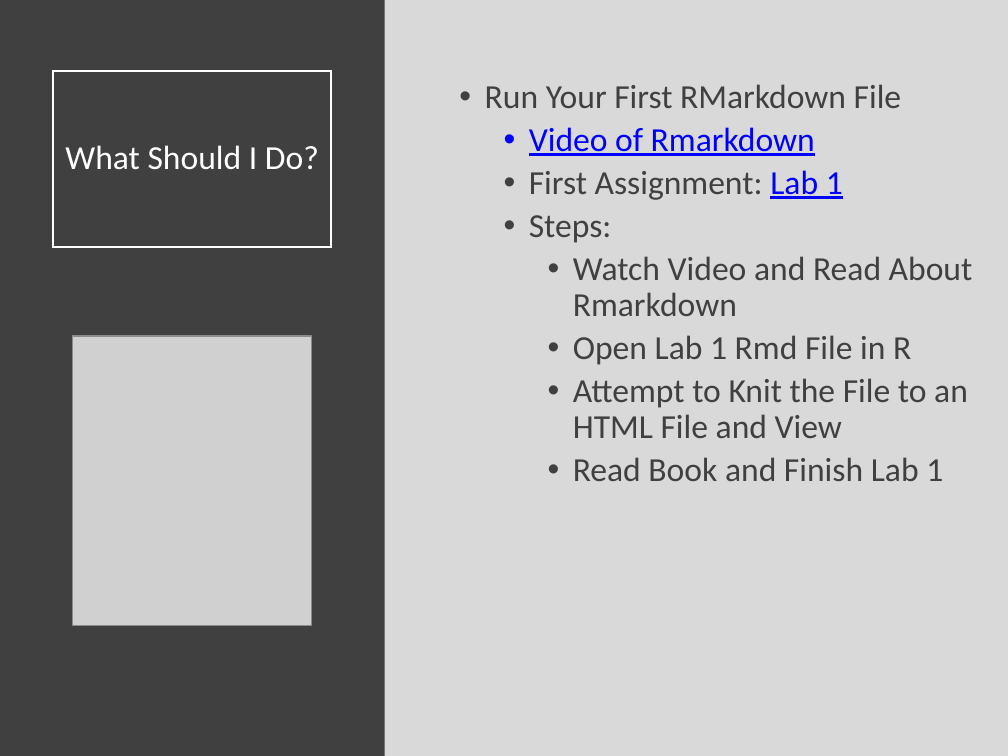
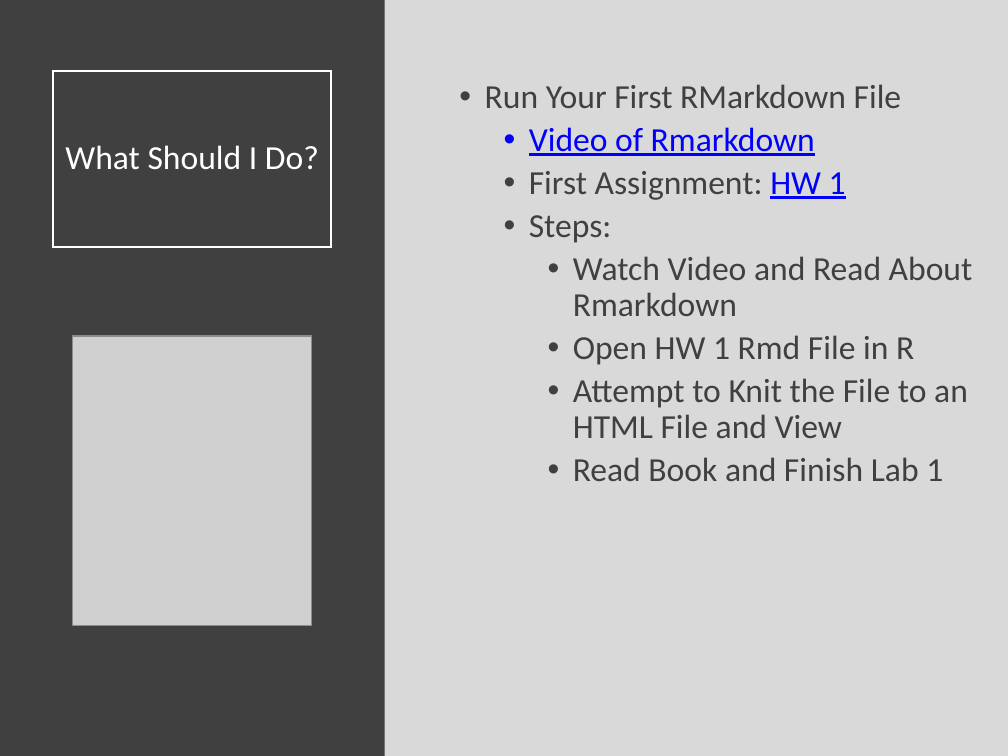
Before and after one commit to SuperMarioGiacomazzo/STOR320_WEBSITE, a slide deck: slide 9 of Lecture/Introduction/Intro_Lecture.pptx. Drawn at 1008x756 pixels with LibreOffice and Linux fonts; fonts in the diff are those of the drawing; grey boxes stand for pictures. Boxes give left, top, right and bottom in pixels: in the first picture for what was removed or moved away, otherwise in the second. Text is boxed around its words. In the diff, an @@ line names an element or a change of style, - is before the commit and + after.

Commit message:
Lecture 1 Commit

```diff
--- a/Lecture/Introduction/Intro_Lecture.pptx
+++ b/Lecture/Introduction/Intro_Lecture.pptx
@@ text at (529, 171, 846, 200): text changed @@
-  • First Assignment: Lab 1
+  • First Assignment: HW 1
@@ text at (573, 335, 914, 365): text changed @@
-    • Open Lab 1 Rmd File in R
+    • Open HW 1 Rmd File in R
```
Also in this commit, not shown: 1 other slide changed, 1 other file.
